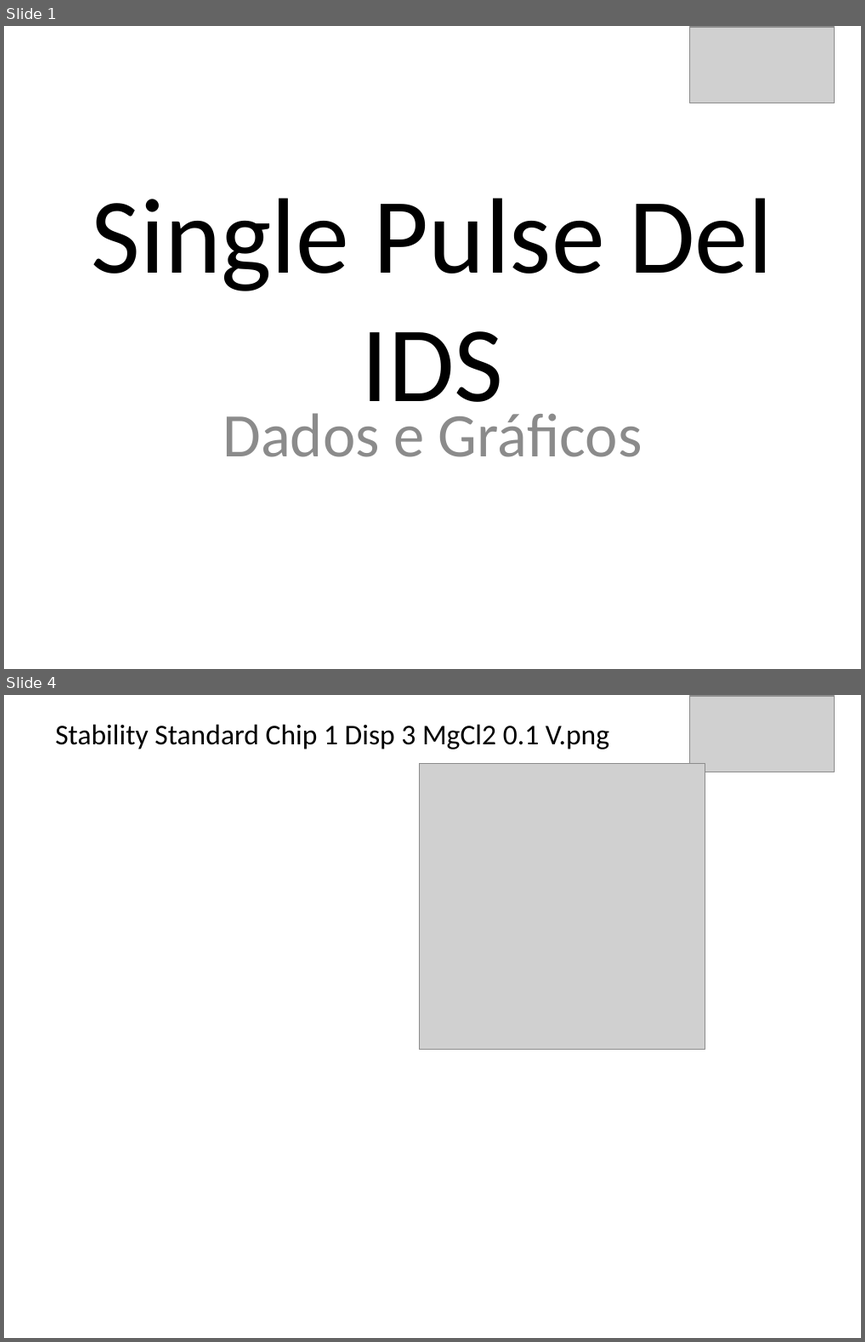
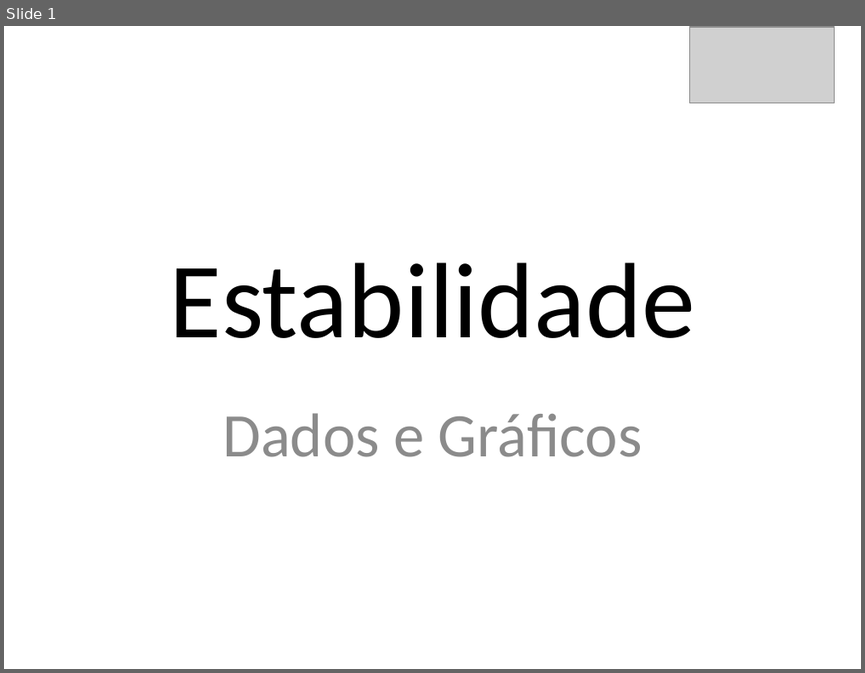
Before and after one commit to Piadista/EGT_data_analysis, a slide deck: Template/Endurance.pptx. Shown one above the other, each under a label of ours: slides 1 and 4 before the commit, slide 1 after it; the slides between them are not shown. The pictures are 865x1342 and 865x673 pixels, drawn with LibreOffice and Linux fonts; fonts in the diff are those of the drawing; grey boxes stand for pictures. Boxes give left, top, right and bottom in pixels: in the first picture for what was removed or moved away, otherwise in the second. Text is boxed around its words. In the diff, an @@ line names an element or a change of style, - is before the commit and + after.

Commit message:
pptx estabilidade arrumado

```diff
--- a/Template/Endurance.pptx
+++ b/Template/Endurance.pptx
@@ slide 4 removed at [4, 695, 861, 1338], background #FFFFFF @@
@@ picture removed at [689, 696, 834, 772] @@
@@ text removed at [55, 724, 609, 749] @@
-Stability Standard Chip 1 Disp 3 MgCl2 0.1 V.png
@@ picture removed at [419, 764, 704, 1049] @@
@@ slide 1 changed as well @@
@@ title at [170, 262, 695, 338]: text changed @@
-Single Pulse Del IDS
+Estabilidade
```
Also in this commit, not shown: 2 slides added, 3 other slides removed, 20 other files.
